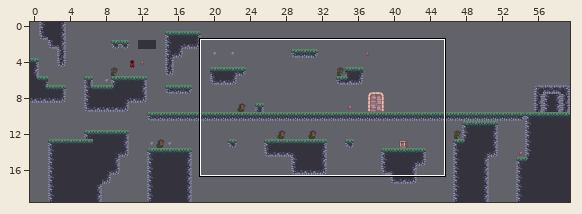
One commit to this Tiled map: data/levels/0.tmx. Above: a wide view before the commit, with the close-up outlined.
Close-up. First the earlier version:
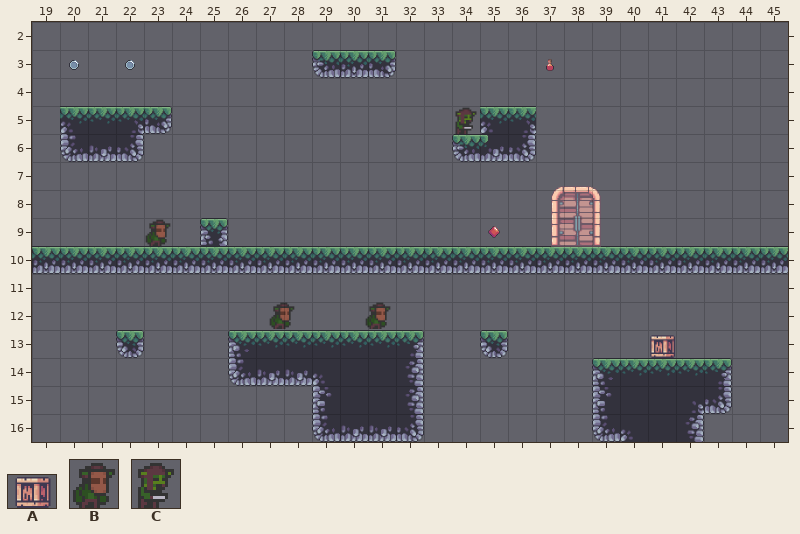
Cells are 64x64 px. Shown: x 19..45, y 2..16.
Key: from "objects": A 0 "crate", B 2 "goblin", C 3 "gunner".
Objects are placed by their top-left corner, in cells (3,4 is the top-left corner of cell 3,4); size is 1x1 cell unless given.
Layers that did not change in this view are not listed.
Objects on layer "enemies" before:
C "gunner" at 34,5
B "goblin" at 23,9
B "goblin" at 27.4,12
B "goblin" at 30.8,12
A "crate" at 40.9,13.2 size 1.2x0.8
New version:
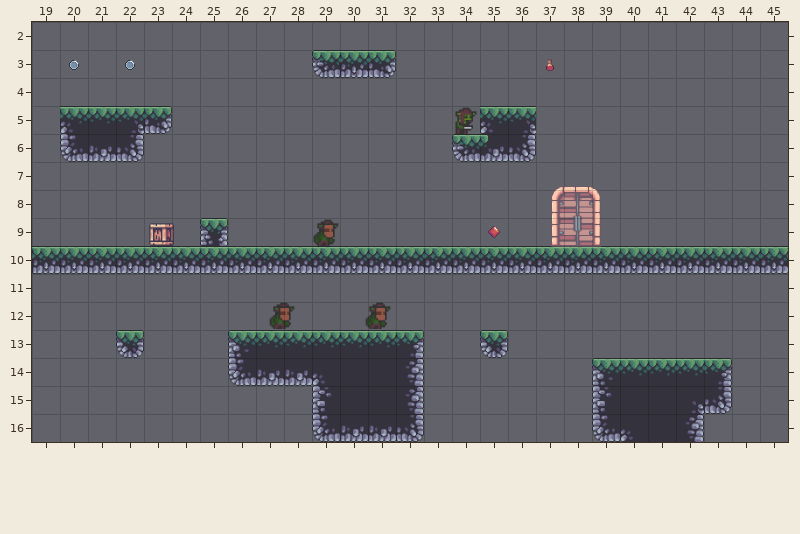
The exact change:
Layer "enemies":
Object B "goblin" at 23,9 becomes B "goblin" at 29,9.
Object A "crate" at 40.9,13.2 size 1.2x0.8 becomes A "crate" at 23,9.2 size 1.2x0.8.
Changed places in both close-ups, as pixel boxes (x1, y1, x2, y2):
changed: (145, 219, 174, 246)
new place: (313, 219, 339, 246)
old place: (650, 335, 675, 358)
